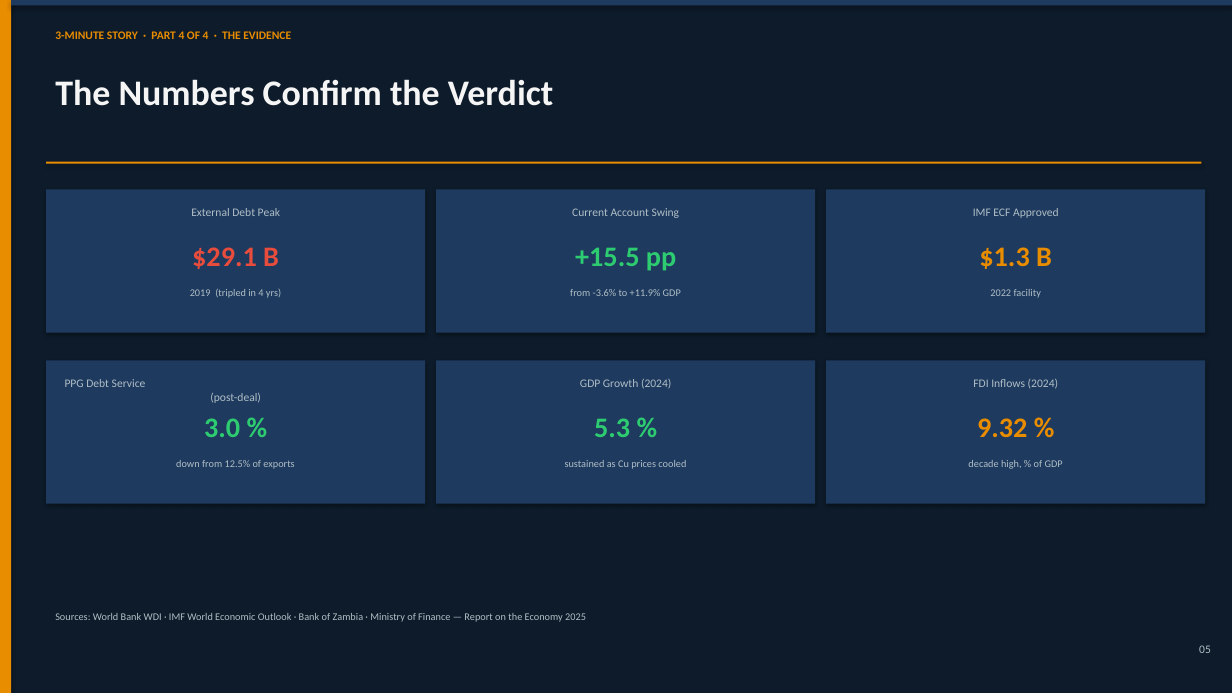
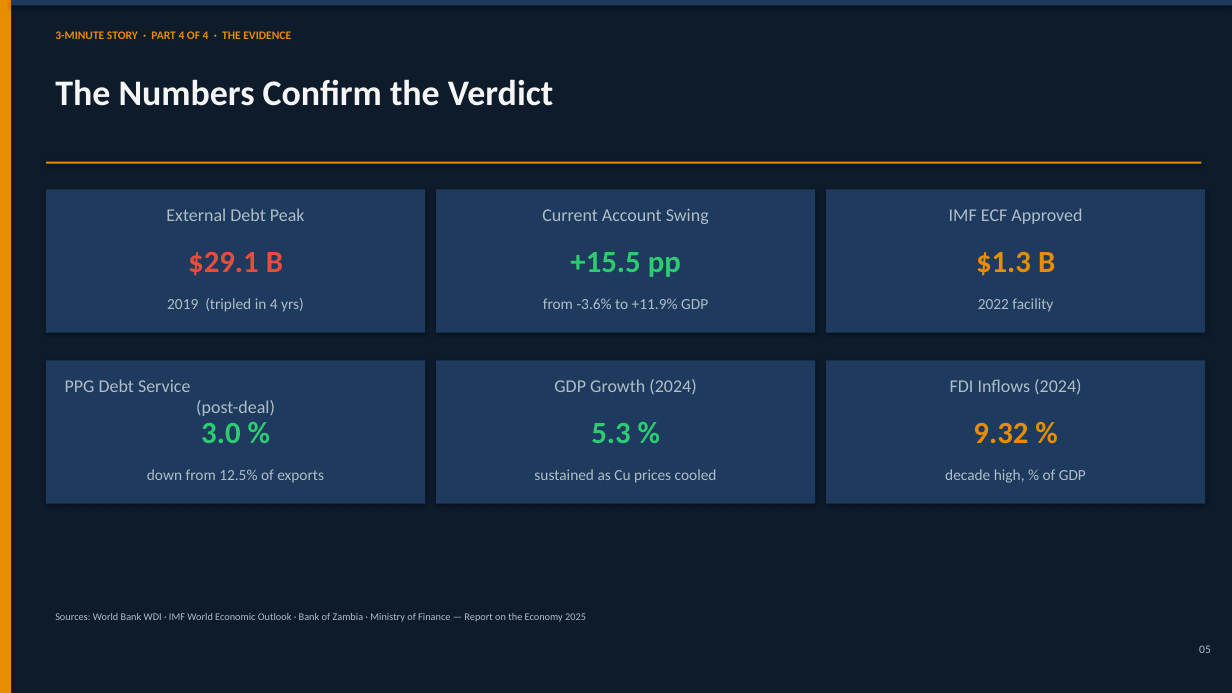
Before and after one commit to Boldwin0732/Zambia-Economic-recovery, a slide deck: slide 5 of Zambia_Economic_Recovery_Presentation.pptx. Drawn at 1232x693 pixels with LibreOffice and Linux fonts; fonts in the diff are those of the drawing. Boxes give left, top, right and bottom in pixels: in the first picture for what was removed or moved away, otherwise in the second. Text is boxed around its words. In the diff, an @@ line names an element or a change of style, - is before the commit and + after.

```diff
--- a/Zambia_Economic_Recovery_Presentation.pptx
+++ b/Zambia_Economic_Recovery_Presentation.pptx
@@ size 9 to 14 pt in 6 elements at bbox=[166, 208, 305, 221], bbox=[542, 208, 709, 224], bbox=[949, 208, 1082, 224], bbox=[65, 379, 275, 416], bbox=[554, 379, 696, 394], bbox=[950, 379, 1081, 394] @@
@@ size 22 to 24 pt in 6 elements at bbox=[188, 252, 283, 276], bbox=[570, 252, 681, 277], bbox=[976, 252, 1055, 276], bbox=[201, 423, 240, 443], bbox=[591, 423, 630, 443], bbox=[973, 423, 1028, 443] @@
@@ 6 texts: place and size @@
-6 texts at bbox=[176, 289, 1063, 469]
+6 texts at bbox=[147, 298, 1086, 483]
@@ size 8 to 12 pt in 6 elements at bbox=[167, 298, 304, 312], bbox=[543, 298, 708, 309], bbox=[978, 298, 1053, 312], bbox=[147, 469, 324, 483], bbox=[534, 469, 717, 483], bbox=[945, 469, 1086, 483] @@
```
Also in this commit, not shown: 3 other slides changed, 1 other file.
